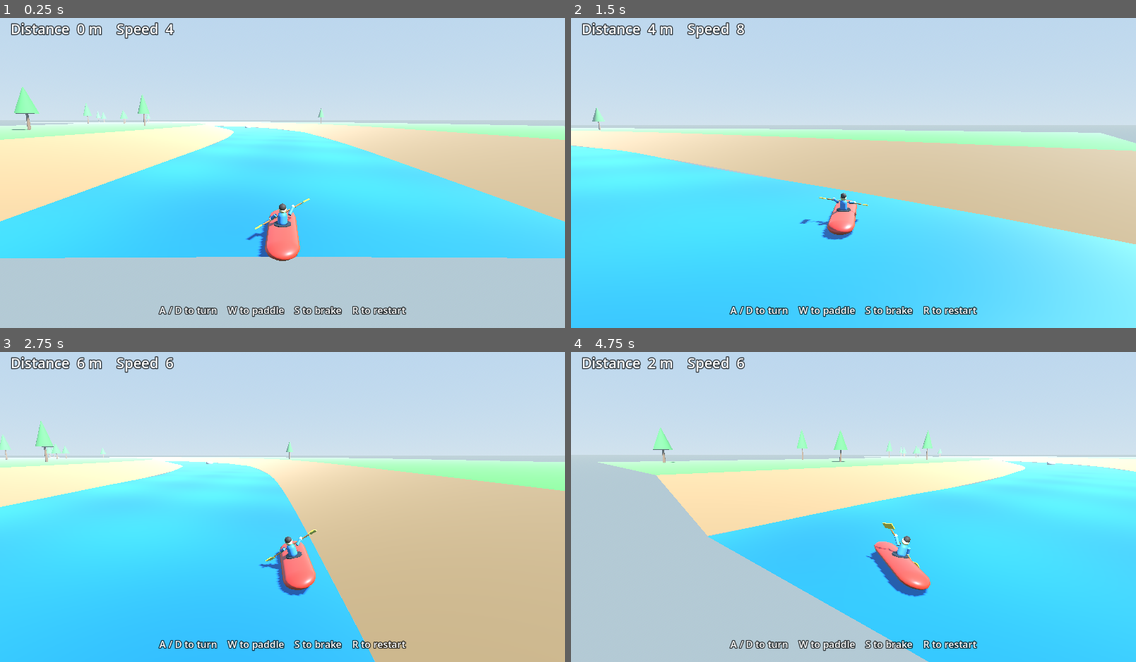
Above: before the commit, frames 1-4 (two rows, left to right).
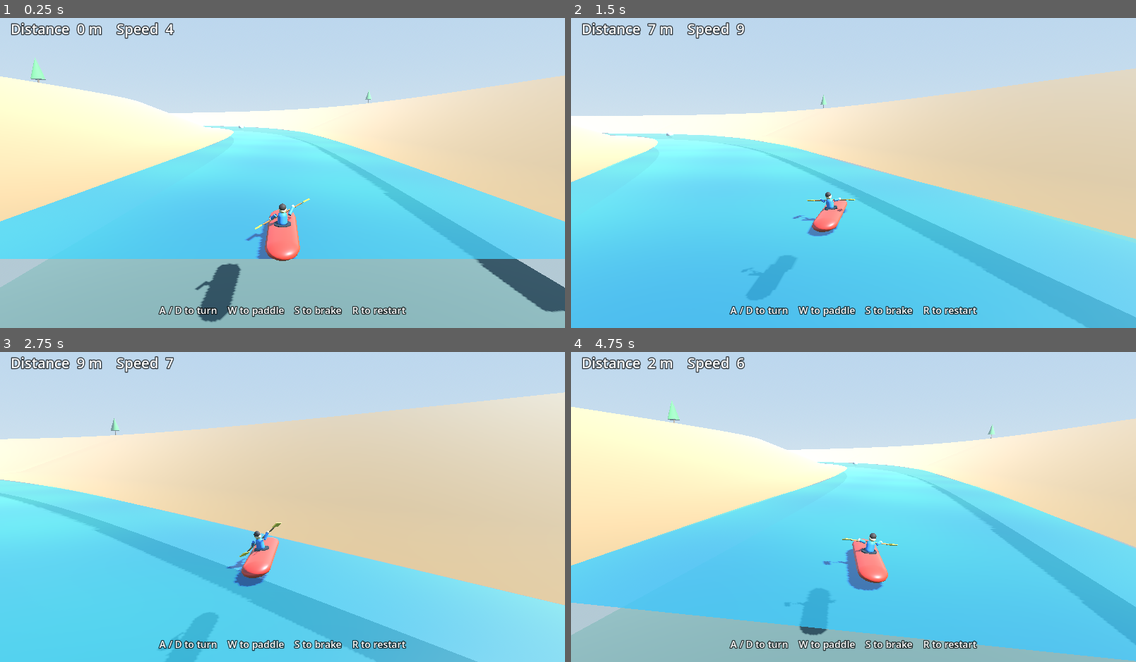
Above: after the commit, the same moments.

Repository: Abbath/kayak
Game: Godot game, scene res://scenes/main.tscn
Two runs of this game, one before a commit and one after it. Both use one fixed random seed, a clock stepped at 60 frames per second and the inputs below.
Inputs:
- Up to frame 1 (0.25 s): no input
- Up to frame 2 (1.5 s): hold D (steer_right) 0.53-1.28 s; hold W (paddle) 0.53-1.28 s; hold S (brake) from 1.28 s (still down); tap W (paddle) at 1.35 s
- Up to frame 3 (2.75 s): release S (brake) at 2.03 s; hold D (steer_right) from 2.03 s (still down); hold W (paddle) from 2.03 s (still down)
- Up to frame 4 (4.75 s): release D (steer_right) at 2.78 s; release W (paddle) at 2.78 s; hold Up 2.78-3.53 s; tap W (paddle) at 2.85, 4.35 s; hold W (paddle) 3.53-4.28 s; hold A (steer_left) from 3.53 s (still down); tap R (restart) at 4.15 s

The runs differ from the first frame. In frame 1, 40% of the frame differs, in the area x 0-100%, y 12-100%; in frame 2, 28%; in frame 3, 61%; in frame 4, 64%, in the area x 0-100%, y 15-100%.

Commit message:
Underwater rocks and rapids.

Diff:
--- a/scripts/kayak.gd
+++ b/scripts/kayak.gd
@@ -8,7 +8,9 @@
 const BRAKE_DECEL := 12.0
 const COAST_ACCEL := 4.5
 const SIDE_DECEL := 16.0
-const TURN_RATE := 1.75
+const TURN_RATE := 1.05
+const TURN_ACCEL := 1.35
+const TURN_RELEASE := 2.1
 const MAX_YAW := 0.95
 const HIT_COOLDOWN := 0.6
 const HULL_INSET := 0.8
@@ -22,6 +24,7 @@
 
 var _bob := 0.0
 var _steer := 0.0
+var _yaw_rate := 0.0
 var _paddle_phase := 0.0
 var _paddler: Node3D
 var _paddle: Node3D
@@ -77,7 +80,7 @@
 		hit_cooldown -= delta
 	else:
 		_check_rocks()
-	_keep_in_river()
+	_keep_in_river(delta)
 	speed = velocity.length()
 	_apply_pose()
 	_animate_paddles(delta)
@@ -85,6 +88,7 @@
 
 func reset() -> void:
 	_steer = 0.0
+	_yaw_rate = 0.0
 	_paddle_phase = 0.0
 	_bob = 0.0
 	hit_cooldown = 0.0
@@ -104,7 +108,10 @@
 
 
 func _turn_heading(delta: float, tangent: Vector3) -> void:
-	forward = forward.rotated(Vector3.UP, -_steer * TURN_RATE * delta)
+	var target_rate := -_steer * TURN_RATE
+	var accel := TURN_ACCEL if absf(_steer) > 0.0 else TURN_RELEASE
+	_yaw_rate = move_toward(_yaw_rate, target_rate, accel * delta)
+	forward = forward.rotated(Vector3.UP, _yaw_rate * delta)
 	forward.y = 0.0
 	if forward.length_squared() < 0.001:
 		forward = tangent
@@ -112,9 +119,12 @@
 	var delta_to_current: float = forward.signed_angle_to(tangent, Vector3.UP)
 	if absf(delta_to_current) <= MAX_YAW:
 		return
-	forward = forward.rotated(Vector3.UP, delta_to_current - signf(delta_to_current) * MAX_YAW)
+	var excess := delta_to_current - signf(delta_to_current) * MAX_YAW
+	forward = forward.rotated(Vector3.UP, excess * minf(1.0, 2.4 * delta))
 	forward.y = 0.0
 	forward = forward.normalized()
+	if _yaw_rate * delta_to_current < 0.0:
+		_yaw_rate = move_toward(_yaw_rate, 0.0, 2.6 * delta)
 
 
 func _check_rocks() -> void:
@@ -122,7 +132,9 @@
 		var rock_frame = river.frame_at(float(rock["s"]))
 		var rock_pos: Vector3 = rock_frame.center + rock_frame.right * float(rock["lateral"]) * river.HALF_WIDTH
 		var away := Vector3(global_position.x - rock_pos.x, 0.0, global_position.z - rock_pos.z)
-		var reach: float = float(rock["radius"]) + 0.7
+		var reach: float = _rock_reach(rock) + 0.65
+		if reach <= 0.65:
+			continue
 		var dist := away.length()
 		if dist > reach:
 			continue
@@ -140,7 +152,18 @@
 		return
 
 
-func _keep_in_river() -> void:
+func _rock_reach(rock: Dictionary) -> float:
+	var horiz: float = rock["radius"]
+	var vert: float = rock["vr"]
+	var depth: float = river.water_offset(float(rock["s"])) - float(rock["y"])
+	if depth <= 0.0:
+		return horiz
+	if vert <= depth:
+		return 0.0
+	return horiz * sqrt(1.0 - (depth / vert) * (depth / vert))
+
+
+func _keep_in_river(delta: float) -> void:
 	if global_position.z > 0.0:
 		global_position.z = 0.0
 		if velocity.z > 0.0:
@@ -155,38 +178,47 @@
 	var outward: float = velocity.dot(frame.right) * side
 	if outward > 0.0:
 		velocity -= frame.right * side * outward
-	if forward.dot(frame.right) * side > 0.0:
-		forward -= frame.right * forward.dot(frame.right)
-		if forward.dot(frame.tangent) <= 0.0 or forward.length_squared() < 0.001:
-			forward = frame.tangent
+	if forward.dot(frame.right) * side > 0.02:
+		var flat: Vector3 = forward - frame.right * forward.dot(frame.right)
+		if flat.dot(frame.tangent) <= 0.0 or flat.length_squared() < 0.001:
+			flat = frame.tangent
 		else:
-			forward = forward.normalized()
-		velocity = forward * maxf(velocity.dot(forward), 0.0)
+			flat = flat.normalized()
+		forward = forward.slerp(flat, 1.0 - exp(-2.0 * delta))
+		forward.y = 0.0
+		forward = forward.normalized()
+		_yaw_rate = move_toward(_yaw_rate, 0.0, 1.6 * delta)
 	velocity.y = 0.0
 
 
 func _apply_pose() -> void:
+	var water_y: float = river.water_offset(distance)
 	var pos := global_position
-	pos.y = 0.22 + sin(_bob * 2.3) * 0.04
+	pos.y = water_y + 0.22 + sin(_bob * 2.3) * 0.04
 	global_position = pos
 	var basis := Basis.looking_at(forward, Vector3.UP)
-	var roll := clampf(-_steer * 0.22, -0.28, 0.28)
+	var slope: float = river.water_offset(distance + 1.2) - river.water_offset(distance - 1.2)
+	var pitch := clampf(-slope * 0.18, -0.32, 0.32)
+	var heading_right := forward.cross(Vector3.UP).normalized()
+	basis = basis.rotated(heading_right, pitch)
+	var roll := clampf(_yaw_rate * 0.18, -0.22, 0.22)
 	basis = basis.rotated(forward, roll)
 	global_transform = Transform3D(basis, pos)
 
 
 func _animate_paddles(delta: float) -> void:
-	var rate := 1.5 + speed * 0.16 + absf(_steer) * 3.0
+	var steer_visual := clampf(-_yaw_rate / TURN_RATE, -1.0, 1.0)
+	var rate := 1.5 + speed * 0.16 + absf(steer_visual) * 3.0
 	_paddle_phase += delta * rate
 	var stroke := sin(_paddle_phase)
-	var steered := absf(_steer)
+	var steered := absf(steer_visual)
 	var sweep := lerpf(deg_to_rad(58.0), deg_to_rad(24.0), steered)
 	_paddle.rotation = Vector3(
 		deg_to_rad(-8.0 - absf(stroke) * 10.0),
-		deg_to_rad(_steer * -8.0),
-		stroke * sweep + _steer * deg_to_rad(42.0)
+		deg_to_rad(steer_visual * -8.0),
+		stroke * sweep + steer_visual * deg_to_rad(42.0)
 	)
-	_paddler.rotation = Vector3(deg_to_rad(-4.0), deg_to_rad(_steer * -10.0), deg_to_rad(_steer * 6.0))
+	_paddler.rotation = Vector3(deg_to_rad(-4.0), deg_to_rad(steer_visual * -10.0), deg_to_rad(steer_visual * 6.0))
 	_stretch_arm(_arm_l, _SHOULDER_L, _paddle.transform * _GRIP_L)
 	_stretch_arm(_arm_r, _SHOULDER_R, _paddle.transform * _GRIP_R)
 
--- a/scripts/river.gd
+++ b/scripts/river.gd
@@ -3,9 +3,12 @@
 const CHUNK_LENGTH := 64.0
 const STEP := 4.0
 const HALF_WIDTH := 8.0
-const BANK_WIDTH := 7.0
-const GROUND_WIDTH := 36.0
-const BANK_HEIGHT := 1.8
+const SHORE_WIDTH := 6.0
+const WALL_WIDTH := 18.0
+const GROUND_WIDTH := 40.0
+const RIM_HEIGHT := 7.8
+const WATER_DEPTH := 1.85
+const RAPID_SLOT := 150.0
 
 var chunks: Dictionary = {}
 
@@ -13,6 +16,8 @@
 var _dirt_mat: StandardMaterial3D
 var _grass_mat: StandardMaterial3D
 var _rock_mat: StandardMaterial3D
+var _under_mat: StandardMaterial3D
+var _bed_mat: StandardMaterial3D
 var _trunk_mat: StandardMaterial3D
 var _leaf_mat: StandardMaterial3D
 
@@ -28,7 +33,9 @@
 	_water_mat.shader = load("res://shaders/water.gdshader")
 	_dirt_mat = _standard(Color(0.48, 0.34, 0.2), 0.95)
 	_grass_mat = _standard(Color(0.24, 0.46, 0.18), 0.92)
-	_rock_mat = _standard(Color(0.45, 0.46, 0.5), 0.95)
+	_rock_mat = _standard(Color(0.48, 0.48, 0.52), 0.95)
+	_under_mat = _standard(Color(0.28, 0.36, 0.4), 0.55)
+	_bed_mat = _standard(Color(0.26, 0.3, 0.26), 0.95)
 	_trunk_mat = _standard(Color(0.36, 0.24, 0.12), 0.9)
 	_leaf_mat = _standard(Color(0.16, 0.42, 0.16), 0.85)
 
@@ -36,6 +43,31 @@
 func sample(s: float) -> Vector3:
 	var x := sin(s * 0.015) * 40.0 + sin(s * 0.004 + 1.7) * 25.0
 	return Vector3(x, 0.0, -s)
+
+
+func water_offset(s: float) -> float:
+	if s < 40.0:
+		return 0.0
+	var y := 0.0
+	var slot := int(floor(s / RAPID_SLOT))
+	for i in range(slot - 1, slot + 2):
+		if i < 1:
+			continue
+		var h := _hash(i * 9176 + 404)
+		if h % 3 != 0:
+			continue
+		var center := float(i) * RAPID_SLOT + 20.0 + float(h % 50)
+		var width := 26.0 + float((h / 7) % 18)
+		var amp := 2.4 + float((h / 19) % 140) / 100.0
+		if (h / 3) % 2 == 0:
+			amp = -amp
+		var dist := absf(s - center)
+		if dist >= width:
+			continue
+		var u := 1.0 - dist / width
+		var smooth := u * u * (3.0 - 2.0 * u)
+		y += amp * smooth
+	return y
 
 
 func frame_at(s: float) -> Frame:
@@ -89,10 +121,12 @@
 		sections.append(frame_at(s))
 		s += STEP
 
-	var water := _mesh_node(_ribbon(sections, 0.0, HALF_WIDTH, 0.0, 0.0), _water_mat, "Water")
-	water.extra_cull_margin = 1.0
+	var water := _mesh_node(_water_surface(sections), _water_mat, "Water")
+	water.extra_cull_margin = 1.5
+	water.cast_shadow = GeometryInstance3D.SHADOW_CASTING_SETTING_OFF
 	chunk.add_child(water)
-	chunk.add_child(_mesh_node(_banks(sections), _dirt_mat, "Banks"))
+	chunk.add_child(_mesh_node(_river_bed(sections), _bed_mat, "Bed"))
+	chunk.add_child(_mesh_node(_valley(sections), _dirt_mat, "Banks"))
 	chunk.add_child(_mesh_node(_ground(sections), _grass_mat, "Ground"))
 
 	var rocks := _rocks_for(index)
@@ -128,35 +162,128 @@
 	return st.commit()
 
 
-func _banks(sections: Array[Frame]) -> ArrayMesh:
+func _water_surface(sections: Array[Frame]) -> ArrayMesh:
 	var st := SurfaceTool.new()
 	st.begin(Mesh.PRIMITIVE_TRIANGLES)
-	var outer := HALF_WIDTH + BANK_WIDTH
 	for i in range(sections.size() - 1):
 		var a := sections[i]
 		var b := sections[i + 1]
-		_quad_up(
-			st,
-			a.center + a.right * HALF_WIDTH,
-			a.center + a.right * outer + Vector3.UP * BANK_HEIGHT,
-			b.center + b.right * outer + Vector3.UP * BANK_HEIGHT,
-			b.center + b.right * HALF_WIDTH
-		)
-		_quad_up(
-			st,
-			a.center - a.right * outer + Vector3.UP * BANK_HEIGHT,
-			a.center - a.right * HALF_WIDTH,
-			b.center - b.right * HALF_WIDTH,
-			b.center - b.right * outer + Vector3.UP * BANK_HEIGHT
+		var sa := -a.center.z
+		var sb := -b.center.z
+		var ya := water_offset(sa)
+		var yb := water_offset(sb)
+		var fa := _foam(sa)
+		var fb := _foam(sb)
+		_quad_colored(
+			st,
+			a.center + a.right * HALF_WIDTH + Vector3.UP * ya, fa,
+			a.center - a.right * HALF_WIDTH + Vector3.UP * ya, fa,
+			b.center - b.right * HALF_WIDTH + Vector3.UP * yb, fb,
+			b.center + b.right * HALF_WIDTH + Vector3.UP * yb, fb
 		)
 	st.generate_normals()
 	return st.commit()
 
 
+func _river_bed(sections: Array[Frame]) -> ArrayMesh:
+	var st := SurfaceTool.new()
+	st.begin(Mesh.PRIMITIVE_TRIANGLES)
+	for i in range(sections.size() - 1):
+		var a := sections[i]
+		var b := sections[i + 1]
+		var ya := water_offset(-a.center.z) - WATER_DEPTH
+		var yb := water_offset(-b.center.z) - WATER_DEPTH
+		_quad_up(
+			st,
+			a.center + a.right * HALF_WIDTH + Vector3.UP * ya,
+			a.center - a.right * HALF_WIDTH + Vector3.UP * ya,
+			b.center - b.right * HALF_WIDTH + Vector3.UP * yb,
+			b.center + b.right * HALF_WIDTH + Vector3.UP * yb
+		)
+	st.generate_normals()
+	return st.commit()
+
+
+func _valley(sections: Array[Frame]) -> ArrayMesh:
+	var st := SurfaceTool.new()
+	st.begin(Mesh.PRIMITIVE_TRIANGLES)
+	var shore := HALF_WIDTH + SHORE_WIDTH
+	var rim := shore + WALL_WIDTH
+	for i in range(sections.size() - 1):
+		var a := sections[i]
+		var b := sections[i + 1]
+		var ya := water_offset(-a.center.z)
+		var yb := water_offset(-b.center.z)
+		var ba := _beach_y(ya)
+		var bb := _beach_y(yb)
+		_quad_up(
+			st,
+			a.center + a.right * HALF_WIDTH + Vector3.UP * ya,
+			a.center + a.right * shore + Vector3.UP * ba,
+			b.center + b.right * shore + Vector3.UP * bb,
+			b.center + b.right * HALF_WIDTH + Vector3.UP * yb
+		)
+		_quad_up(
+			st,
+			a.center + a.right * shore + Vector3.UP * ba,
+			a.center + a.right * rim + Vector3.UP * RIM_HEIGHT,
+			b.center + b.right * rim + Vector3.UP * RIM_HEIGHT,
+			b.center + b.right * shore + Vector3.UP * bb
+		)
+		_quad_up(
+			st,
+			a.center - a.right * shore + Vector3.UP * ba,
+			a.center - a.right * HALF_WIDTH + Vector3.UP * ya,
+			b.center - b.right * HALF_WIDTH + Vector3.UP * yb,
+			b.center - b.right * shore + Vector3.UP * bb
+		)
+		_quad_up(
+			st,
+			a.center - a.right * rim + Vector3.UP * RIM_HEIGHT,
+			a.center - a.right * shore + Vector3.UP * ba,
+			b.center - b.right * shore + Vector3.UP * bb,
+			b.center - b.right * rim + Vector3.UP * RIM_HEIGHT
+		)
+	st.generate_normals()
+	return st.commit()
+
+
+func _beach_y(water_y: float) -> float:
+	return maxf(water_y + 0.25, 0.45)
+
+
+func _foam(s: float) -> float:
+	var slope := absf(water_offset(s + 2.0) - water_offset(s - 2.0))
+	return clampf(slope * 0.55, 0.0, 1.0)
+
+
 func _ground(sections: Array[Frame]) -> ArrayMesh:
-	var inner := HALF_WIDTH + BANK_WIDTH
+	var inner := HALF_WIDTH + SHORE_WIDTH + WALL_WIDTH
 	var outer := inner + GROUND_WIDTH
-	return _ribbon(sections, inner, outer, BANK_HEIGHT, BANK_HEIGHT)
+	return _ribbon(sections, inner, outer, RIM_HEIGHT, RIM_HEIGHT)
+
+
+func _quad_colored(st: SurfaceTool, a: Vector3, ca: float, b: Vector3, cb: float, c: Vector3, cc: float, d: Vector3, cd: float) -> void:
+	var normal_y := (b - a).cross(d - a).y
+	if normal_y > 0.0:
+		_colored_vertex(st, a, ca)
+		_colored_vertex(st, d, cd)
+		_colored_vertex(st, b, cb)
+		_colored_vertex(st, d, cd)
+		_colored_vertex(st, c, cc)
+		_colored_vertex(st, b, cb)
+	else:
+		_colored_vertex(st, a, ca)
+		_colored_vertex(st, b, cb)
+		_colored_vertex(st, d, cd)
+		_colored_vertex(st, d, cd)
+		_colored_vertex(st, b, cb)
+		_colored_vertex(st, c, cc)
+
+
+func _colored_vertex(st: SurfaceTool, point: Vector3, foam: float) -> void:
+	st.set_color(Color(1.0, 1.0, 1.0, foam))
+	st.add_vertex(point)
 
 
 func _quad_up(st: SurfaceTool, a: Vector3, b: Vector3, c: Vector3, d: Vector3) -> void:
@@ -180,21 +307,63 @@
 
 
 func _rocks_for(index: int) -> Array:
-	var count := _hash(index * 9781 + 12345) % 3
 	var rocks: Array = []
-	for i in count:
-		var h2 := _hash(index * 10007 + i * 7919 + 42)
-		var along := 12.0 + float(i) * (CHUNK_LENGTH * 0.42) + float(h2 % 14)
-		var lateral := (float(h2 % 1000) / 1000.0) * 1.1 - 0.55
-		if i == 1 and not rocks.is_empty() and abs(lateral - float(rocks[0]["lateral"])) < 0.35:
-			lateral = -float(rocks[0]["lateral"])
-		var radius := 0.75 + float((h2 / 13) % 50) / 100.0
-		rocks.append({
-			"s": float(index) * CHUNK_LENGTH + along,
-			"lateral": lateral,
-			"radius": radius,
-		})
+	var surface_count := _hash(index * 9781 + 12345) % 3
+	var under_count := _hash(index * 3187 + 777) % 3
+	for i in surface_count:
+		rocks.append(_make_rock(index, i, false))
+	for i in under_count:
+		rocks.append(_make_rock(index, i + 8, true))
 	return rocks
+
+
+func _make_rock(index: int, i: int, submerged: bool) -> Dictionary:
+	var salt := 401 if submerged else 42
+	var h2 := _hash(index * 10007 + i * 7919 + salt)
+	var along := 14.0 + float(h2 % int(CHUNK_LENGTH - 24))
+	var base := _rock_radius(h2, submerged)
+	var max_lat := 0.34 if base > 1.5 else 0.62
+	var lateral := (float(h2 % 1000) / 1000.0) * max_lat * 2.0 - max_lat
+	var sx := 0.82 + float((h2 / 3) % 40) / 100.0
+	var sy := 0.5 + float((h2 / 11) % 55) / 100.0
+	var sz := 0.84 + float((h2 / 5) % 36) / 100.0
+	if submerged:
+		sy = minf(sy, 0.72)
+	var s := float(index) * CHUNK_LENGTH + along
+	var water_y := water_offset(s)
+	var vert := base * sy
+	var y := water_y + vert * 0.2
+	if submerged:
+		var bury := 0.1 + float((h2 / 13) % 75) / 100.0
+		y = water_y - bury - vert
+		var bed := water_y - WATER_DEPTH + vert + 0.12
+		if y < bed:
+			y = bed
+	return {
+		"s": s,
+		"lateral": lateral,
+		"radius": base * maxf(sx, sz),
+		"vr": vert,
+		"visual_radius": base,
+		"y": y,
+		"submerged": submerged,
+		"sx": sx,
+		"sy": sy,
+		"sz": sz,
+	}
+
+
+func _rock_radius(h: int, submerged: bool) -> float:
+	var roll := h % 100
+	if submerged:
+		if roll < 55:
+			return 0.38 + float((h / 7) % 36) / 100.0
+		return 0.85 + float((h / 9) % 60) / 100.0
+	if roll < 34:
+		return 0.36 + float((h / 7) % 34) / 100.0
+	if roll < 70:
+		return 0.85 + float((h / 5) % 55) / 100.0
+	return 1.6 + float((h / 9) % 100) / 100.0
 
 
 func _trees_for(index: int) -> Array:
@@ -204,7 +373,8 @@
 		var along := 4.0 + float(h % int(CHUNK_LENGTH - 8))
 		var side := 1.0 if (h & 1) == 0 else -1.0
 		var inset := float((h / 3) % 1000) / 1000.0
-		var lateral := side * (HALF_WIDTH + BANK_WIDTH + 2.5 + inset * (GROUND_WIDTH - 6.0))
+		var rim := HALF_WIDTH + SHORE_WIDTH + WALL_WIDTH
+		var lateral := side * (rim + 2.5 + inset * (GROUND_WIDTH - 8.0))
 		var height := 1.7 + float((h / 11) % 100) / 100.0 * 1.5
 		trees.append({
 			"s": float(index) * CHUNK_LENGTH + along,
@@ -217,18 +387,18 @@
 func _rock_node(rock: Dictionary) -> MeshInstance3D:
 	var inst := MeshInstance3D.new()
 	var mesh := SphereMesh.new()
-	var radius: float = rock["radius"]
+	var radius: float = rock["visual_radius"]
 	mesh.radius = radius
 	mesh.height = radius * 2.0
 	mesh.radial_segments = 10
 	mesh.rings = 6
 	inst.mesh = mesh
-	inst.material_override = _rock_mat
+	inst.material_override = _under_mat if rock["submerged"] else _rock_mat
 	var frame := frame_at(rock["s"])
 	var pos := frame.center + frame.right * float(rock["lateral"]) * HALF_WIDTH
-	pos.y = radius * 0.32
+	pos.y = rock["y"]
 	inst.position = pos
-	inst.scale = Vector3(1.05, 0.72, 1.05)
+	inst.scale = Vector3(rock["sx"], rock["sy"], rock["sz"])
 	return inst
 
 
@@ -236,7 +406,7 @@
 	var node := Node3D.new()
 	var frame := frame_at(tree["s"])
 	var pos := frame.center + frame.right * float(tree["lateral"])
-	pos.y = BANK_HEIGHT
+	pos.y = RIM_HEIGHT
 	node.position = pos
 
 	var trunk_h: float = tree["height"]
--- a/shaders/water.gdshader
+++ b/shaders/water.gdshader
@@ -1,21 +1,26 @@
 shader_type spatial;
+render_mode blend_mix, depth_draw_opaque, cull_back;
 
 uniform vec4 water_color : source_color = vec4(0.1, 0.42, 0.62, 1.0);
 uniform vec4 water_deep : source_color = vec4(0.04, 0.22, 0.42, 1.0);
 
 varying vec3 world_pos;
+varying float foam;
 
 void vertex() {
 	VERTEX.y += sin(VERTEX.x * 0.35 + TIME * 1.4) * 0.06;
 	VERTEX.y += sin(VERTEX.z * 0.22 + TIME * 1.1) * 0.05;
 	world_pos = (MODEL_MATRIX * vec4(VERTEX, 1.0)).xyz;
+	foam = COLOR.a;
 	NORMAL = normalize((VIEW_MATRIX * vec4(0.0, 1.0, 0.0, 0.0)).xyz);
 }
 
 void fragment() {
 	float sparkle = sin(world_pos.x * 0.55 + TIME * 1.8) * sin(world_pos.z * 0.37 - TIME * 1.3);
-	ALBEDO = mix(water_deep.rgb, water_color.rgb, 0.62 + sparkle * 0.12);
-	ROUGHNESS = 0.42;
+	vec3 water = mix(water_deep.rgb, water_color.rgb, 0.62 + sparkle * 0.12);
+	ALBEDO = mix(water, vec3(0.82, 0.91, 0.94), foam);
+	ALPHA = mix(0.74, 0.94, foam);
+	ROUGHNESS = mix(0.42, 0.16, foam);
 	METALLIC = 0.0;
 	SPECULAR = 0.35;
 }
